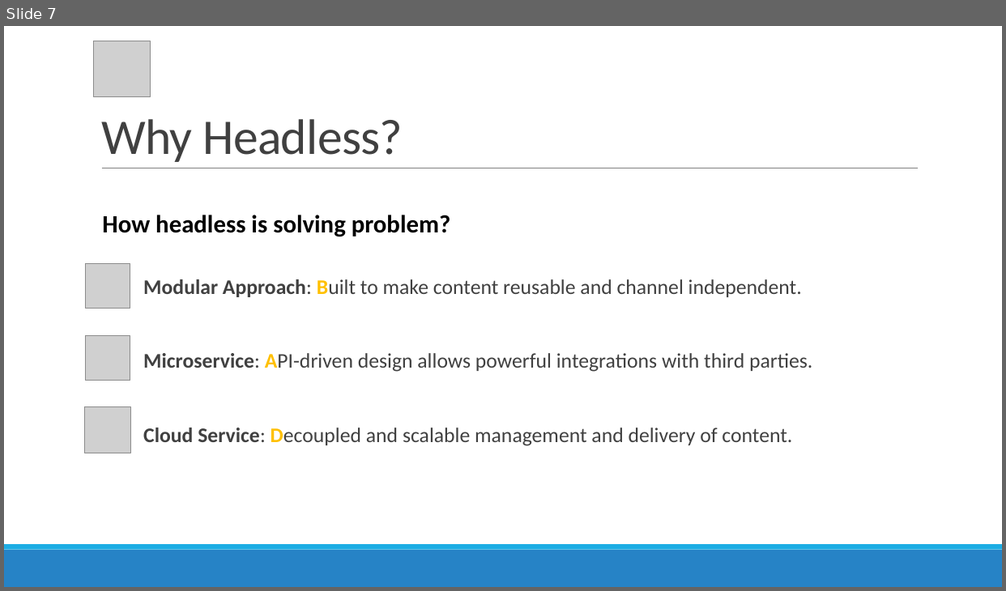
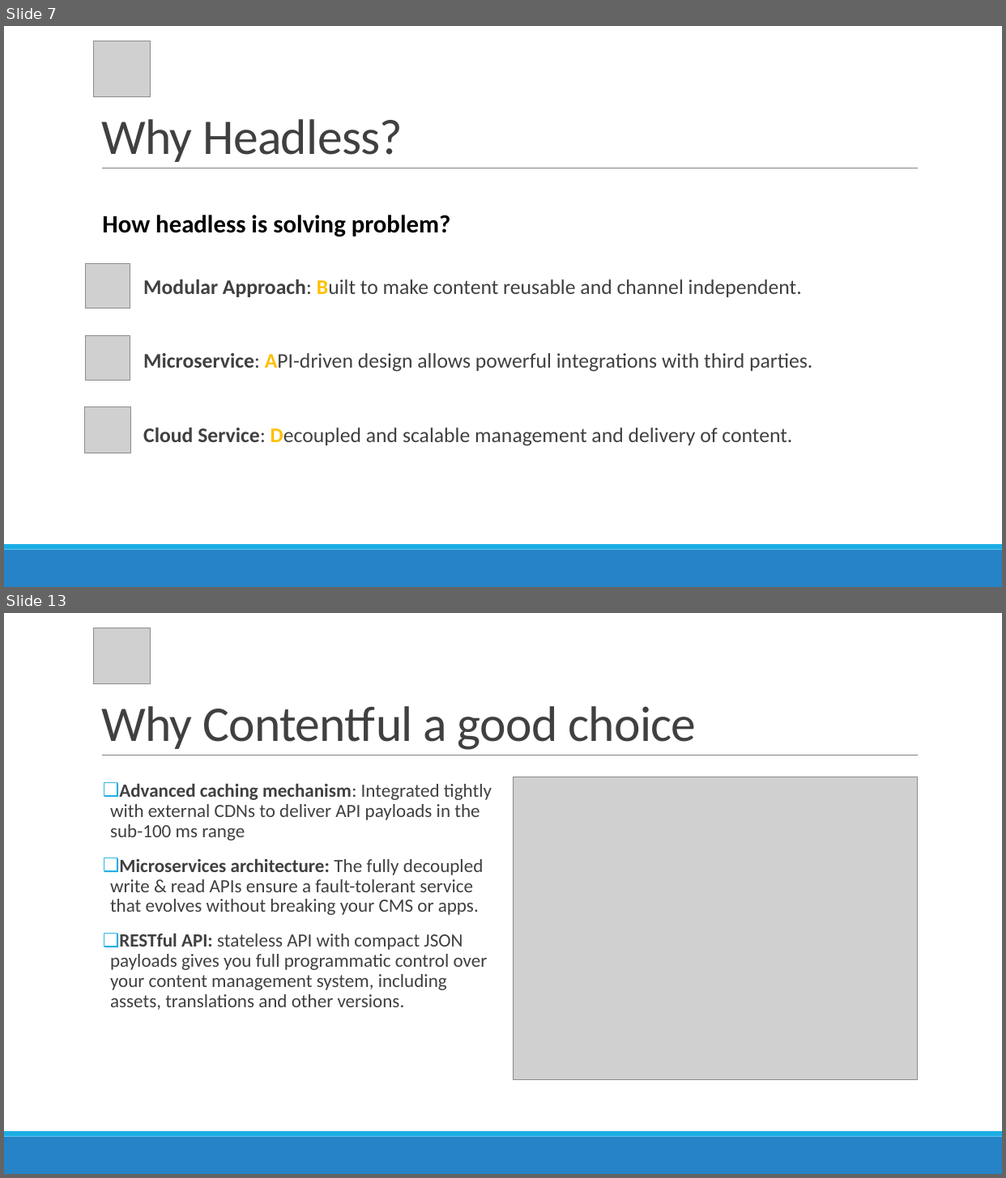
Before and after one commit to r4yadav/contentful-altudo, a slide deck: Contentful-queries.pptx. Shown one above the other, each under a label of ours: slide 7 before the commit, slides 7 and 13 after it; the slides between them are not shown. The pictures are 1006x591 and 1006x1178 pixels, drawn with LibreOffice and Linux fonts; fonts in the diff are those of the drawing; grey boxes stand for pictures. Boxes give left, top, right and bottom in pixels: in the first picture for what was removed or moved away, otherwise in the second. Text is boxed around its words. In the diff, an @@ line names an element or a change of style, - is before the commit and + after.

```diff
--- a/Contentful-queries.pptx
+++ b/Contentful-queries.pptx
@@ slide 13 added at (4, 613, 1002, 1174), background #FFFFFF; not listed: 3 template elements that a slide beside it also shows @@
@@ picture added at (94, 628, 150, 683) @@
@@ title added at (101, 706, 696, 750), 48 pt, text #404040 @@
+Why Contentful a good choice
@@ picture added at (513, 777, 918, 1080) @@
@@ text added at (110, 784, 492, 1010), 18 pt, text #404040 @@
+❑ Advanced caching mechanism: Integrated tightly with external CDNs to deliver API payloads in the sub-100 ms range
+❑ Microservices architecture: The fully decoupled write & read APIs ensure a fault-tolerant service that evolves without breaking your CMS or apps.
+❑ RESTful API: stateless API with compact JSON payloads gives you full programmatic control over your content management system, including assets, translations and other versions.
```
Also in this commit, not shown: 4 slides changed, 9 other slides added, 5 other files.
